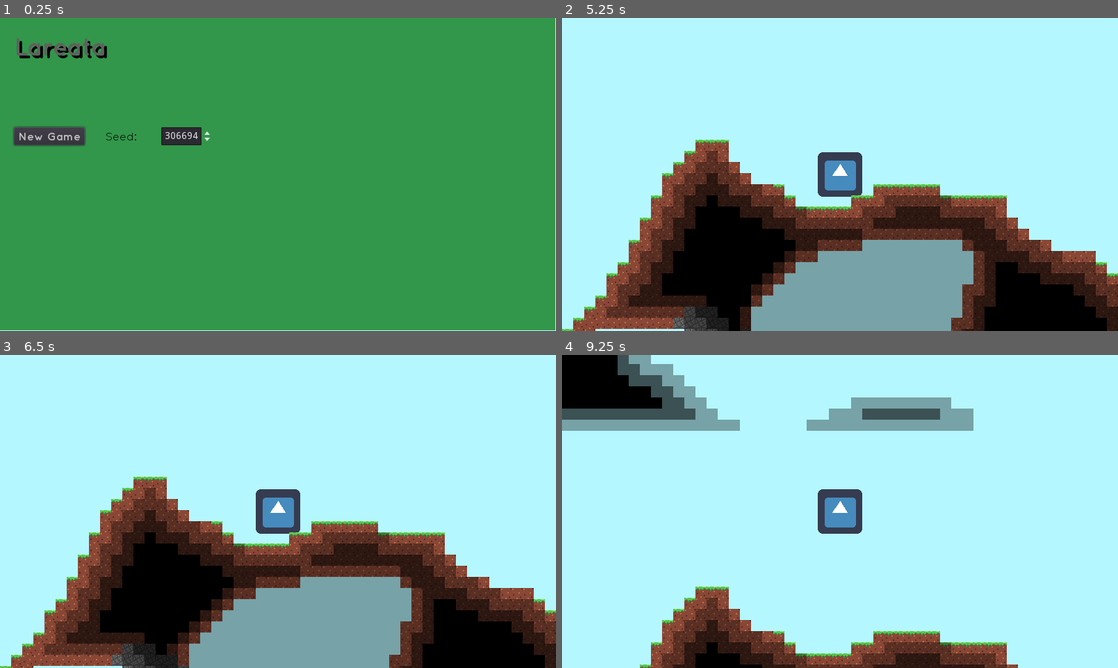
Above: before the commit, frames 1-4 (two rows, left to right).
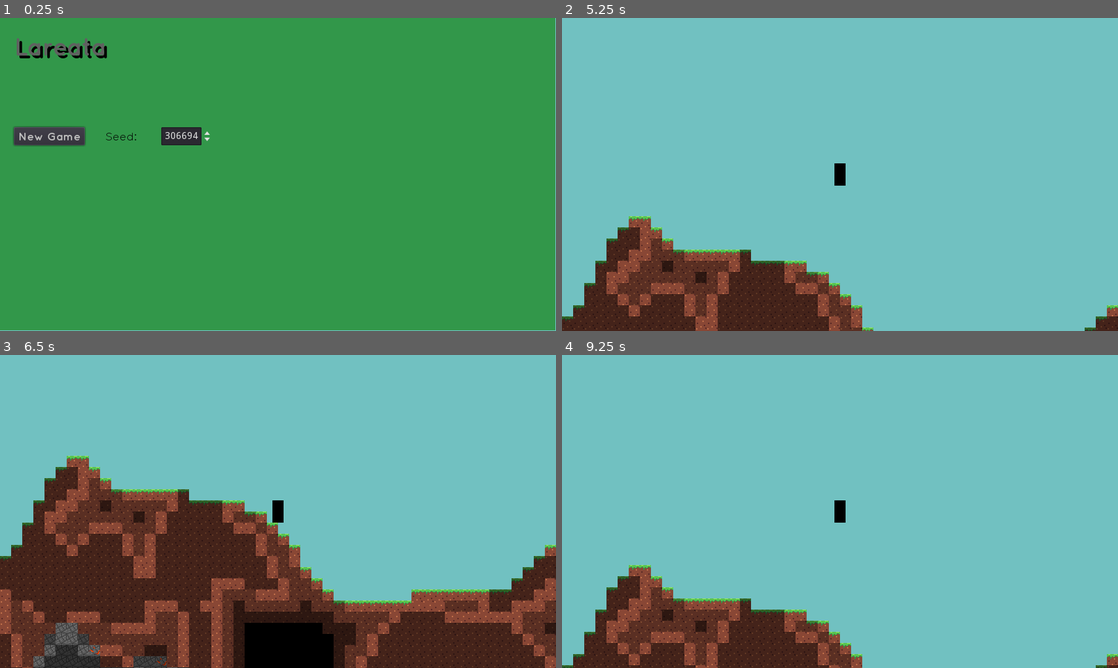
Above: after the commit, the same moments.

Repository: Kerbalistic-coder/Lareata
Game: Godot game, scene res://World/World.tscn
Two runs of this game, one before a commit and one after it. Both use one fixed random seed, a clock stepped at 60 frames per second and the inputs below. The engine's default icon, where the game draws it, is replaced by a stand-in: a white triangle on a blue panel in a dark square.
Inputs (mouse positions are in pixels of both pictures, inside the frame that each line leads up to):
- Up to frame 1 (0.25 s): no input
- Up to frame 2 (5.25 s): click "New Game" at 0.5 s; move the mouse to (962, 158) at 1.27 s; move the mouse to (728, 190) at 2.02 s; move the mouse to (895, 105) at 2.77 s; move the mouse to (812, 237) at 3.52 s; move the mouse to (1006, 221) at 4.27 s; move the mouse to (673, 127) at 5.02 s
- Up to frame 3 (6.5 s): tap Enter at 5.75 s; move the mouse to (305, 511) at 5.77 s
- Up to frame 4 (9.25 s): tap Space at 6.5, 8.75 s; move the mouse to (756, 433) at 6.52 s; move the mouse to (962, 495) at 7.27 s; tap Enter at 8 s; move the mouse to (728, 527) at 8.02 s; move the mouse to (895, 442) at 8.77 s

The runs differ from the first frame. In frame 1, 0.3% of the frame differs, in the area x 0-100%, y 0-100%; in frame 2, 98%; in frame 3, 94%; in frame 4, 98%.

Commit message:
Add improved Lighting, Mining, and Increased Cave Density

Diff:
--- a/Lareata/Player/Player.gd
+++ b/Lareata/Player/Player.gd
@@ -10,9 +10,11 @@
 
 var playing = false
 
+signal mine(mousepos)
+
 func _physics_process(delta):
 	if playing:
-		$Graphics.visible = true
+		$GraphicsTemp.visible = true
 
 		velocity.y += GRAVITY * delta
 
@@ -25,9 +27,15 @@
 		if Input.is_action_just_pressed("ui_jump") and is_on_floor():
 			velocity.y -= JUMPSPEED
 
+		if Input.is_action_pressed("ui_use"):
+			var mouse_pos = get_viewport().get_mouse_position()
+			mouse_pos -= Vector2(400, 225)
+			var mine_pos = mouse_pos + self.position
+			emit_signal("mine", mine_pos)
+
 		velocity = move_and_slide(velocity, Vector2(0, -1))
 	else:
-		$Graphics.visible = false
+		$GraphicsTemp.visible = false
 
 func _on_Mapgen_mapgen_finished():
 	playing = true
--- a/Lareata/Player/Player.tscn
+++ b/Lareata/Player/Player.tscn
@@ -1,16 +1,9 @@
-[gd_scene load_steps=6 format=2]
+[gd_scene load_steps=3 format=2]
 
-[ext_resource path="res://icon.png" type="Texture" id=1]
 [ext_resource path="res://Player/Player.gd" type="Script" id=2]
 
-[sub_resource type="StyleBoxFlat" id=2]
-bg_color = Color( 0.71, 0.971, 1, 1 )
-
-[sub_resource type="Theme" id=3]
-Panel/styles/panel = SubResource( 2 )
-
 [sub_resource type="RectangleShape2D" id=1]
-extents = Vector2( 30.027, 30.4775 )
+extents = Vector2( 7, 15.5 )
 
 [node name="Player" type="KinematicBody2D"]
 script = ExtResource( 2 )
@@ -21,21 +14,13 @@
 SPEED = 300
 JUMPSPEED = 800
 
-[node name="Panel" type="Panel" parent="."]
-margin_left = -418.0
-margin_top = -242.0
-margin_right = 437.0
-margin_bottom = 256.0
-theme = SubResource( 3 )
-__meta__ = {
-"_edit_use_anchors_": false
-}
+[node name="GraphicsTemp" type="Polygon2D" parent="."]
+color = Color( 0, 0, 0, 1 )
+polygon = PoolVector2Array( -8, -16, -8, 16, 8, 16, 8, -16 )
 
 [node name="Collisions" type="CollisionShape2D" parent="."]
+position = Vector2( 0, 0.5 )
 shape = SubResource( 1 )
-
-[node name="Graphics" type="Sprite" parent="."]
-texture = ExtResource( 1 )
 
 [node name="Camera" type="Camera2D" parent="."]
 current = true
--- a/Lareata/World/Mapgen.gd
+++ b/Lareata/World/Mapgen.gd
@@ -1,12 +1,13 @@
 extends Node2D
 
 var map = []
+var background_map = []
 var light_map = []
 var light_sources = []
 
 export var map_width = 640
 export var map_height = 640
-export var cave_tolerance = 0.15
+export var cave_tolerance = 0
 
 export var player_x = 0
 export var player_y = 0
@@ -52,6 +53,12 @@
 func get_map(x, y):
 	return map[(x * map_height) + y]
 
+func set_background_map(x, y, item):
+	background_map[(x * map_height) + y] = item
+
+func get_background_map(x, y):
+	return background_map[(x * map_height) + y]
+
 func set_light_map(x, y, item):
 	light_map[(x * map_height) + y] = item
 
@@ -69,6 +76,7 @@
 func mapgen():
 	for i in range(map_width * map_height):
 		map.append(null)
+		background_map.append(null)
 
 	var land_point = 30
 
@@ -89,18 +97,29 @@
 			if cave_value < cave_tolerance:
 				if y < round(land_point):
 					set_map(x, y, blocks.AIR)
+					set_background_map(x, y, blocks.AIR)
 				elif y == round(land_point):
 					set_map(x, y, blocks.GRASS)
+					set_background_map(x, y, blocks.GRASS)
 				elif y < round(land_point) + (15 + noiseLand.get_noise_1d(x) * 4):
 					set_map(x, y, blocks.DIRT)
+					set_background_map(x, y, blocks.DIRT)
 				else:
 					place_ore(x, y)
+					set_background_map(x, y, blocks.STONE)
 			else:
 				set_map(x, y, blocks.AIR)
+				if y < round(land_point):
+					set_background_map(x, y, blocks.AIR)
+				elif y == round(land_point):
+					set_background_map(x, y, blocks.GRASS)
+				elif y < round(land_point) + (15 + noiseLand.get_noise_1d(x) * 4):
+					set_background_map(x, y, blocks.DIRT)
+				else:
+					set_background_map(x, y, blocks.STONE)
 	go = false
 
 func _process(delta):
-	print(player_x)
 	if go == false:
 		process_light($LightMap.world_to_map(Vector2(player_x - 512, player_y - 256)), $LightMap.world_to_map(Vector2(player_x + 512, player_y + 256)))
 
@@ -134,24 +153,26 @@
 				buddies[4] = get_light_map(x0 + xrel, y0 + yrel + 1)
 				buddies[5] = get_light_map(x0 + xrel + 1, y0 + yrel - 1)
 				buddies[6] = get_light_map(x0 + xrel + 1, y0 + yrel)
-				buddies[7] = get_light_map(x0 + xrel + 1, y0 + yrel -+1)
+				buddies[7] = get_light_map(x0 + xrel + 1, y0 + yrel +1)
 
 				var average
 
 				average = buddies.min()
 				if "light" in buddies:
 					average = 0
-				average = round(average)
+				average = average
 				var buddies_has_transparent = false
 				if (get_map(x0 + xrel - 1, y0 + yrel) in transparent_blocks) or (get_map(x0 + xrel + 1, y0 + yrel) in transparent_blocks) or (get_map(x0 + xrel - 1, y0 + yrel - 1) in transparent_blocks) or (get_map(x0 + xrel, y0 + yrel + 1) in transparent_blocks):
 					buddies_has_transparent = true
 				if (not (get_map(x0 + xrel, y0 + yrel) in transparent_blocks)) and (average < 3) and (not buddies_has_transparent):
 					average = average + 1
+#				elif (not (get_background_map(x0 + xrel, y0 + yrel) in transparent_blocks)) and (average < 3) and (get_map(x0 + xrel, y0 + yrel) in transparent_blocks):
+#					average = average + 0.5
 				set_light_map(x0 + xrel, y0 + yrel, average)
 
 				# Set Light Values
 				# if average != get_light_map(x0 + xrel, y0 + yrel):
-				$LightMap.set_cell(x0 + xrel, y0 + yrel, average)
+				$LightMap.set_cell(x0 + xrel, y0 + yrel, round(average))
 
 func _ready():
 	$ProgressBarContainer.visible = false
@@ -162,12 +183,12 @@
 	# Configure
 	noiseLand.seed = world_seed
 	noiseLand.octaves = 2
-	noiseLand.period = 20.0
+	noiseLand.period = 10.0
 	noiseLand.persistence = 0.8
 
 	noiseOre.seed = (noiseLand.get_noise_1d(2021) + 1) * 2000000000
 	noiseOre.octaves = 3
-	noiseOre.period = 7.0
+	noiseOre.period = 3.5
 	noiseOre.persistence = 0.8
 
 	$ProgressBarContainer.visible = true
@@ -190,6 +211,7 @@
 	for x in range(map_width):
 		for y in range(map_height):
 			$Map.set_cell(x, y, get_map(x, y))
+			$BackgroundMap.set_cell(x, y, get_background_map(x, y))
 
 	$ProgressBarContainer.visible = false
 	emit_signal("mapgen_finished")
@@ -199,3 +221,8 @@
 	for element in array:
 		 sum += int(element)
 	return sum
+
+
+func _on_Player_mine(mousepos):
+	var pos = $Map.world_to_map(mousepos)
+	$Map.set_cell(pos.x, pos.y, blocks.AIR)
--- a/Lareata/World/Mapgen.tscn
+++ b/Lareata/World/Mapgen.tscn
@@ -1,149 +1,9 @@
-[gd_scene load_steps=18 format=2]
+[gd_scene load_steps=13 format=2]
 
 [ext_resource path="res://World/Mapgen.gd" type="Script" id=1]
-[ext_resource path="res://Textures/TileMaps/DirtStoneAir.png" type="Texture" id=2]
+[ext_resource path="res://World/WorldTileMap.tres" type="TileSet" id=2]
 [ext_resource path="res://Quicksand-BoldItalic.ttf" type="DynamicFontData" id=3]
 [ext_resource path="res://Textures/Light/lightTile.png" type="Texture" id=4]
-
-[sub_resource type="ConvexPolygonShape2D" id=2]
-points = PoolVector2Array( 0, 0, 16, 0, 16, 16, 0, 16 )
-
-[sub_resource type="ConvexPolygonShape2D" id=3]
-points = PoolVector2Array( 0, 0, 16, 0, 16, 16, 0, 16 )
-
-[sub_resource type="ConvexPolygonShape2D" id=4]
-points = PoolVector2Array( 0, 0, 16, 0, 16, 16, 0, 16 )
-
-[sub_resource type="ConvexPolygonShape2D" id=5]
-points = PoolVector2Array( 0, 0, 16, 0, 16, 16, 0, 16 )
-
-[sub_resource type="TileSet" id=6]
-0/name = "0"
-0/texture = ExtResource( 2 )
-0/tex_offset = Vector2( 0, 0 )
-0/modulate = Color( 1, 1, 1, 1 )
-0/region = Rect2( 0, 0, 16, 16 )
-0/tile_mode = 0
-0/occluder_offset = Vector2( 0, 0 )
-0/navigation_offset = Vector2( 0, 0 )
-0/shape_offset = Vector2( 0, 0 )
-0/shape_transform = Transform2D( 1, 0, 0, 1, 0, 0 )
-0/shape_one_way = false
-0/shape_one_way_margin = 0.0
-0/shapes = [  ]
-0/z_index = 0
-1/name = "1"
-1/texture = ExtResource( 2 )
-1/tex_offset = Vector2( 0, 0 )
-1/modulate = Color( 1, 1, 1, 1 )
-1/region = Rect2( 16, 0, 16, 16 )
-1/tile_mode = 0
-1/occluder_offset = Vector2( 0, 0 )
-1/navigation_offset = Vector2( 0, 0 )
-1/shape_offset = Vector2( 0, 0 )
-1/shape_transform = Transform2D( 1, 0, 0, 1, 0, 0 )
-1/shape = SubResource( 2 )
-1/shape_one_way = false
-1/shape_one_way_margin = 1.0
-1/shapes = [ {
-"autotile_coord": Vector2( 0, 0 ),
-"one_way": false,
-"one_way_margin": 1.0,
-"shape": SubResource( 2 ),
-"shape_transform": Transform2D( 1, 0, 0, 1, 0, 0 )
-} ]
-1/z_index = 0
-2/name = "2"
-2/texture = ExtResource( 2 )
-2/tex_offset = Vector2( 0, 0 )
-2/modulate = Color( 1, 1, 1, 1 )
-2/region = Rect2( 32, 0, 16, 16 )
-2/tile_mode = 0
-2/occluder_offset = Vector2( 0, 0 )
-2/navigation_offset = Vector2( 0, 0 )
-2/shape_offset = Vector2( 0, 0 )
-2/shape_transform = Transform2D( 1, 0, 0, 1, 0, 0 )
-2/shape = SubResource( 3 )
-2/shape_one_way = false
-2/shape_one_way_margin = 1.0
-2/shapes = [ {
-"autotile_coord": Vector2( 0, 0 ),
-"one_way": false,
-"one_way_margin": 1.0,
-"shape": SubResource( 3 ),
-"shape_transform": Transform2D( 1, 0, 0, 1, 0, 0 )
-} ]
-2/z_index = 0
-3/name = "4"
-3/texture = ExtResource( 2 )
-3/tex_offset = Vector2( 0, 0 )
-3/modulate = Color( 1, 1, 1, 1 )
-3/region = Rect2( 160, 0, 16, 16 )
-3/tile_mode = 0
-3/occluder_offset = Vector2( 0, 0 )
-3/navigation_offset = Vector2( 0, 0 )
-3/shape_offset = Vector2( 0, 0 )
-3/shape_transform = Transform2D( 1, 0, 0, 1, 0, 0 )
-3/shape = SubResource( 4 )
-3/shape_one_way = false
-3/shape_one_way_margin = 1.0
-3/shapes = [ {
-"autotile_coord": Vector2( 0, 0 ),
-"one_way": false,
-"one_way_margin": 1.0,
-"shape": SubResource( 4 ),
-"shape_transform": Transform2D( 1, 0, 0, 1, 0, 0 )
-} ]
-3/z_index = 0
-4/name = "5"
-4/texture = ExtResource( 2 )
-4/tex_offset = Vector2( 0, 0 )
-4/modulate = Color( 1, 1, 1, 1 )
-4/region = Rect2( 272, 0, 16, 16 )
-4/tile_mode = 0
-4/occluder_offset = Vector2( 0, 0 )
-4/navigation_offset = Vector2( 0, 0 )
-4/shape_offset = Vector2( 0, 0 )
-4/shape_transform = Transform2D( 1, 0, 0, 1, 0, 0 )
-4/shape = SubResource( 5 )
-4/shape_one_way = false
-4/shape_one_way_margin = 1.0
-4/shapes = [ {
-"autotile_coord": Vector2( 0, 0 ),
-"one_way": false,
-"one_way_margin": 1.0,
-"shape": SubResource( 5 ),
-"shape_transform": Transform2D( 1, 0, 0, 1, 0, 0 )
-} ]
-4/z_index = 0
-5/name = "6"
-5/texture = ExtResource( 2 )
-5/tex_offset = Vector2( 0, 0 )
-5/modulate = Color( 1, 1, 1, 1 )
-5/region = Rect2( 288, 0, 16, 16 )
-5/tile_mode = 0
-5/occluder_offset = Vector2( 0, 0 )
-5/navigation_offset = Vector2( 0, 0 )
-5/shape_offset = Vector2( 0, 0 )
-5/shape_transform = Transform2D( 1, 0, 0, 1, 0, 0 )
-5/shape_one_way = false
-5/shape_one_way_margin = 0.0
-5/shapes = [  ]
-5/z_index = 0
-6/name = "7"
-6/texture = ExtResource( 2 )
-6/tex_offset = Vector2( 0, 0 )
-6/modulate = Color( 1, 1, 1, 1 )
-6/region = Rect2( 304, 0, 16, 16 )
-6/tile_mode = 0
-6/occluder_offset = Vector2( 0, 0 )
-6/navigation_offset = Vector2( 0, 0 )
-6/shape_offset = Vector2( 0, 0 )
-6/shape_transform = Transform2D( 1, 0, 0, 1, 0, 0 )
-6/shape_one_way = false
-6/shape_one_way_margin = 0.0
-6/shapes = [  ]
-6/z_index = 0
 
 [sub_resource type="VisualShaderNodeTexture" id=9]
 output_port_for_preview = 0
@@ -277,10 +137,18 @@
 
 [node name="Mapgen" type="Node2D"]
 script = ExtResource( 1 )
-cave_tolerance = 0.23
+
+[node name="BackgroundMap" type="TileMap" parent="."]
+modulate = Color( 0.5, 0.5, 0.5, 1 )
+tile_set = ExtResource( 2 )
+cell_size = Vector2( 16, 16 )
+collision_layer = 2
+collision_mask = 32768
+format = 1
+tile_data = PoolIntArray( 786462, 1, 0, 851997, 1, 0, 851998, 1, 0, 917532, 1, 0, 917533, 1, 0, 983068, 1, 0, 1048603, 1, 0, 1114138, 1, 0, 1114139, 1, 0, 1179673, 1, 0, 1179674, 1, 0, 1245208, 1, 0, 1245209, 1, 0, 1310742, 1, 0, 1310743, 1, 0, 1310744, 1, 0, 1376277, 1, 0, 1376278, 1, 0 )
 
 [node name="Map" type="TileMap" parent="."]
-tile_set = SubResource( 6 )
+tile_set = ExtResource( 2 )
 cell_size = Vector2( 16, 16 )
 format = 1
 tile_data = PoolIntArray( 851991, 0, 0, 851992, 0, 0, 851993, 0, 0, 851994, 0, 0, 851995, 0, 0, 851996, 0, 0, 851997, 0 …(455 unchanged characters)…
--- a/Lareata/World/World.gd
+++ b/Lareata/World/World.gd
@@ -5,3 +5,5 @@
 
 	$Mapgen.player_x = pos.x
 	$Mapgen.player_y = pos.y
+
+	$Panel.rect_position = $Player.position - Vector2(400, 225)
--- a/Lareata/World/World.tscn
+++ b/Lareata/World/World.tscn
@@ -1,10 +1,50 @@
-[gd_scene load_steps=7 format=2]
+[gd_scene load_steps=10 format=2]
 
 [ext_resource path="res://Textures/TileMaps/DirtStoneAir.png" type="Texture" id=1]
 [ext_resource path="res://Player/Player.tscn" type="PackedScene" id=2]
 [ext_resource path="res://World/Mapgen.tscn" type="PackedScene" id=3]
 [ext_resource path="res://UI/MainMenu.tscn" type="PackedScene" id=4]
 [ext_resource path="res://World/World.gd" type="Script" id=5]
+
+[sub_resource type="VisualShaderNodeColorUniform" id=2]
+uniform_name = "ColorUniform"
+
+[sub_resource type="VisualShader" id=3]
+code = "shader_type canvas_item;
+uniform vec4 ColorUniform : hint_color;
+
+
+
+void vertex() {
+// Output:0
+
+}
+
+void fragment() {
+// ColorUniform:4
+	vec3 n_out4p0 = ColorUniform.rgb;
+	float n_out4p1 = ColorUniform.a;
+
+// Output:0
+	COLOR.rgb = n_out4p0;
+
+}
+
+void light() {
+// Output:0
+
+}
+"
+graph_offset = Vector2( -199, 23 )
+mode = 1
+flags/light_only = false
+nodes/fragment/4/node = SubResource( 2 )
+nodes/fragment/4/position = Vector2( -80, 120 )
+nodes/fragment/connections = PoolIntArray( 4, 0, 0, 0 )
+
+[sub_resource type="ShaderMaterial" id=4]
+shader = SubResource( 3 )
+shader_param/ColorUniform = Color( 0.447059, 0.760784, 0.760784, 1 )
 
 [sub_resource type="TileSet" id=1]
 0/name = "0"
@@ -67,8 +107,13 @@
 [node name="World" type="Node2D"]
 script = ExtResource( 5 )
 
-[node name="Player" parent="." instance=ExtResource( 2 )]
-position = Vector2( 400, 225 )
+[node name="Panel" type="Panel" parent="."]
+material = SubResource( 4 )
+margin_right = 804.0
+margin_bottom = 452.0
+__meta__ = {
+"_edit_use_anchors_": false
+}
 
 [node name="Mapgen" parent="." instance=ExtResource( 3 )]
 
@@ -77,7 +122,11 @@
 cell_size = Vector2( 16, 16 )
 format = 1
 
+[node name="Player" parent="." instance=ExtResource( 2 )]
+position = Vector2( 400, 225 )
+
 [node name="MainMenu" parent="." instance=ExtResource( 4 )]
 
 [connection signal="mapgen_finished" from="Mapgen" to="Player" method="_on_Mapgen_mapgen_finished"]
+[connection signal="mine" from="Player" to="Mapgen" method="_on_Player_mine"]
 [connection signal="start_game" from="MainMenu" to="Mapgen" method="_on_MainMenu_start_game"]
--- /dev/null
+++ b/Lareata/World/WorldTileMap.tres
@@ -0,0 +1,143 @@
+[gd_resource type="TileSet" load_steps=6 format=2]
+
+[ext_resource path="res://Textures/TileMaps/DirtStoneAir.png" type="Texture" id=1]
+
+[sub_resource type="ConvexPolygonShape2D" id=2]
+points = PoolVector2Array( 0, 0, 16, 0, 16, 16, 0, 16 )
+
+[sub_resource type="ConvexPolygonShape2D" id=3]
+points = PoolVector2Array( 0, 0, 16, 0, 16, 16, 0, 16 )
+
+[sub_resource type="ConvexPolygonShape2D" id=4]
+points = PoolVector2Array( 0, 0, 16, 0, 16, 16, 0, 16 )
+
+[sub_resource type="ConvexPolygonShape2D" id=5]
+points = PoolVector2Array( 0, 0, 16, 0, 16, 16, 0, 16 )
+
+[resource]
+0/name = "0"
+0/texture = ExtResource( 1 )
+0/tex_offset = Vector2( 0, 0 )
+0/modulate = Color( 1, 1, 1, 1 )
+0/region = Rect2( 0, 0, 16, 16 )
+0/tile_mode = 0
+0/occluder_offset = Vector2( 0, 0 )
+0/navigation_offset = Vector2( 0, 0 )
+0/shape_offset = Vector2( 0, 0 )
+0/shape_transform = Transform2D( 1, 0, 0, 1, 0, 0 )
+0/shape_one_way = false
+0/shape_one_way_margin = 0.0
+0/shapes = [  ]
+0/z_index = 0
+1/name = "1"
+1/texture = ExtResource( 1 )
+1/tex_offset = Vector2( 0, 0 )
+1/modulate = Color( 1, 1, 1, 1 )
+1/region = Rect2( 16, 0, 16, 16 )
+1/tile_mode = 0
+1/occluder_offset = Vector2( 0, 0 )
+1/navigation_offset = Vector2( 0, 0 )
+1/shape_offset = Vector2( 0, 0 )
+1/shape_transform = Transform2D( 1, 0, 0, 1, 0, 0 )
+1/shape = SubResource( 2 )
+1/shape_one_way = false
+1/shape_one_way_margin = 1.0
+1/shapes = [ {
+"autotile_coord": Vector2( 0, 0 ),
+"one_way": false,
+"one_way_margin": 1.0,
+"shape": SubResource( 2 ),
+"shape_transform": Transform2D( 1, 0, 0, 1, 0, 0 )
+} ]
+1/z_index = 0
+2/name = "2"
+2/texture = ExtResource( 1 )
+2/tex_offset = Vector2( 0, 0 )
+2/modulate = Color( 1, 1, 1, 1 )
+2/region = Rect2( 32, 0, 16, 16 )
+2/tile_mode = 0
+2/occluder_offset = Vector2( 0, 0 )
+2/navigation_offset = Vector2( 0, 0 )
+2/shape_offset = Vector2( 0, 0 )
+2/shape_transform = Transform2D( 1, 0, 0, 1, 0, 0 )
+2/shape = SubResource( 3 )
+2/shape_one_way = false
+2/shape_one_way_margin = 1.0
+2/shapes = [ {
+"autotile_coord": Vector2( 0, 0 ),
+"one_way": false,
+"one_way_margin": 1.0,
+"shape": SubResource( 3 ),
+"shape_transform": Transform2D( 1, 0, 0, 1, 0, 0 )
+} ]
+2/z_index = 0
+3/name = "4"
+3/texture = ExtResource( 1 )
+3/tex_offset = Vector2( 0, 0 )
+3/modulate = Color( 1, 1, 1, 1 )
+3/region = Rect2( 160, 0, 16, 16 )
+3/tile_mode = 0
+3/occluder_offset = Vector2( 0, 0 )
+3/navigation_offset = Vector2( 0, 0 )
+3/shape_offset = Vector2( 0, 0 )
+3/shape_transform = Transform2D( 1, 0, 0, 1, 0, 0 )
+3/shape = SubResource( 4 )
+3/shape_one_way = false
+3/shape_one_way_margin = 1.0
+3/shapes = [ {
+"autotile_coord": Vector2( 0, 0 ),
+"one_way": false,
+"one_way_margin": 1.0,
+"shape": SubResource( 4 ),
+"shape_transform": Transform2D( 1, 0, 0, 1, 0, 0 )
+} ]
+3/z_index = 0
+4/name = "5"
+4/texture = ExtResource( 1 )
+4/tex_offset = Vector2( 0, 0 )
+4/modulate = Color( 1, 1, 1, 1 )
+4/region = Rect2( 272, 0, 16, 16 )
+4/tile_mode = 0
+4/occluder_offset = Vector2( 0, 0 )
+4/navigation_offset = Vector2( 0, 0 )
+4/shape_offset = Vector2( 0, 0 )
+4/shape_transform = Transform2D( 1, 0, 0, 1, 0, 0 )
+4/shape = SubResource( 5 )
+4/shape_one_way = false
+4/shape_one_way_margin = 1.0
+4/shapes = [ {
+"autotile_coord": Vector2( 0, 0 ),
+"one_way": false,
+"one_way_margin": 1.0,
+"shape": SubResource( 5 ),
+"shape_transform": Transform2D( 1, 0, 0, 1, 0, 0 )
+} ]
+4/z_index = 0
+5/name = "6"
+5/texture = ExtResource( 1 )
+5/tex_offset = Vector2( 0, 0 )
+5/modulate = Color( 1, 1, 1, 1 )
+5/region = Rect2( 288, 0, 16, 16 )
+5/tile_mode = 0
+5/occluder_offset = Vector2( 0, 0 )
+5/navigation_offset = Vector2( 0, 0 )
+5/shape_offset = Vector2( 0, 0 )
+5/shape_transform = Transform2D( 1, 0, 0, 1, 0, 0 )
+5/shape_one_way = false
+5/shape_one_way_margin = 0.0
+5/shapes = [  ]
+5/z_index = 0
+6/name = "7"
+6/texture = ExtResource( 1 )
+6/tex_offset = Vector2( 0, 0 )
+6/modulate = Color( 1, 1, 1, 1 )
+6/region = Rect2( 304, 0, 16, 16 )
+6/tile_mode = 0
+6/occluder_offset = Vector2( 0, 0 )
+6/navigation_offset = Vector2( 0, 0 )
+6/shape_offset = Vector2( 0, 0 )
+6/shape_transform = Transform2D( 1, 0, 0, 1, 0, 0 )
+6/shape_one_way = false
+6/shape_one_way_margin = 0.0
+6/shapes = [  ]
+6/z_index = 0
Not shown, changed: Lareata/Textures/Light/light.png.import
Not shown, changed: Lareata/Textures/Light/lightTile.png.import
Not shown, changed: Lareata/Textures/TileMaps/DirtStoneAir.png.import
